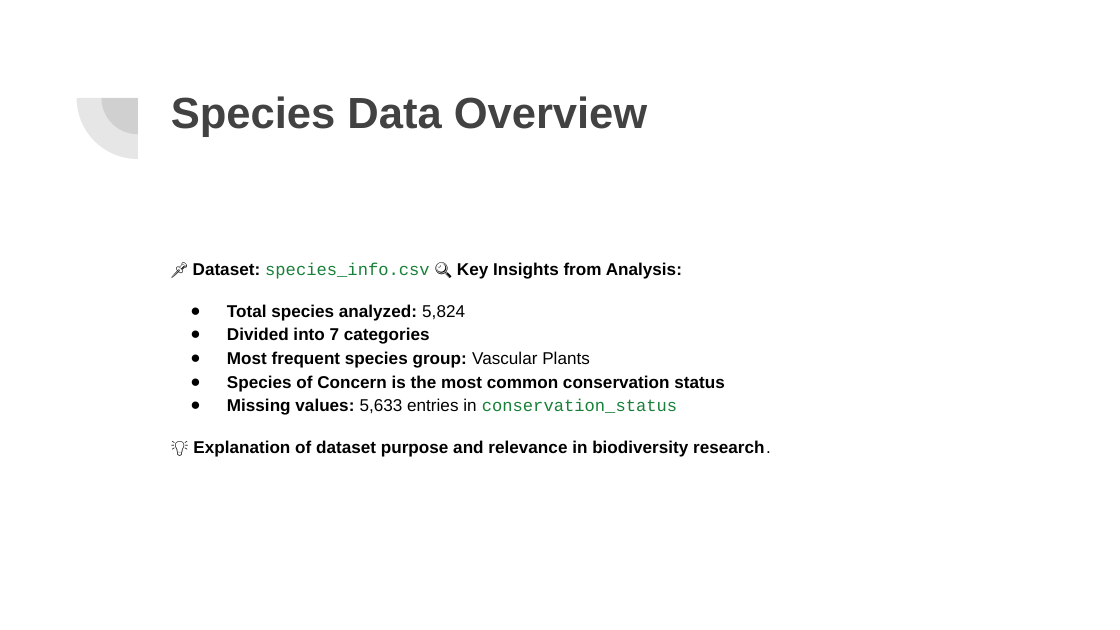
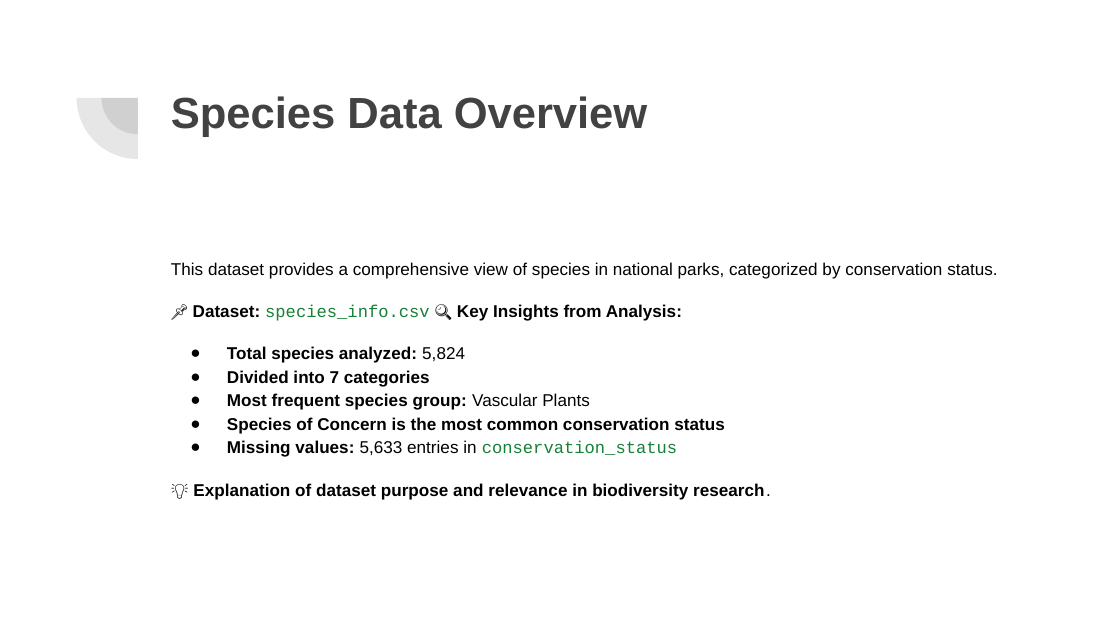
Before and after one commit to gabrielarcangelbol/biodiversity-in-national-parks, a slide deck: slide 2 of Exploring Biodiversity & Conservation in National Parks.pptx. Drawn at 1120x630 pixels with LibreOffice and Linux fonts; fonts in the diff are those of the drawing. Boxes give left, top, right and bottom in pixels: in the first picture for what was removed or moved away, otherwise in the second. Text is boxed around its words. In the diff, an @@ line names an element or a change of style, - is before the commit and + after.

```diff
--- a/Exploring Biodiversity & Conservation in National Parks.pptx
+++ b/Exploring Biodiversity & Conservation in National Parks.pptx
@@ text at (171,262,997,279): paragraph added @@
+This dataset provides a comprehensive view of species in national parks, categorized by conservation status.
```
Also in this commit, not shown: 8 other slides changed, 1 slide added, 1 slide removed.
